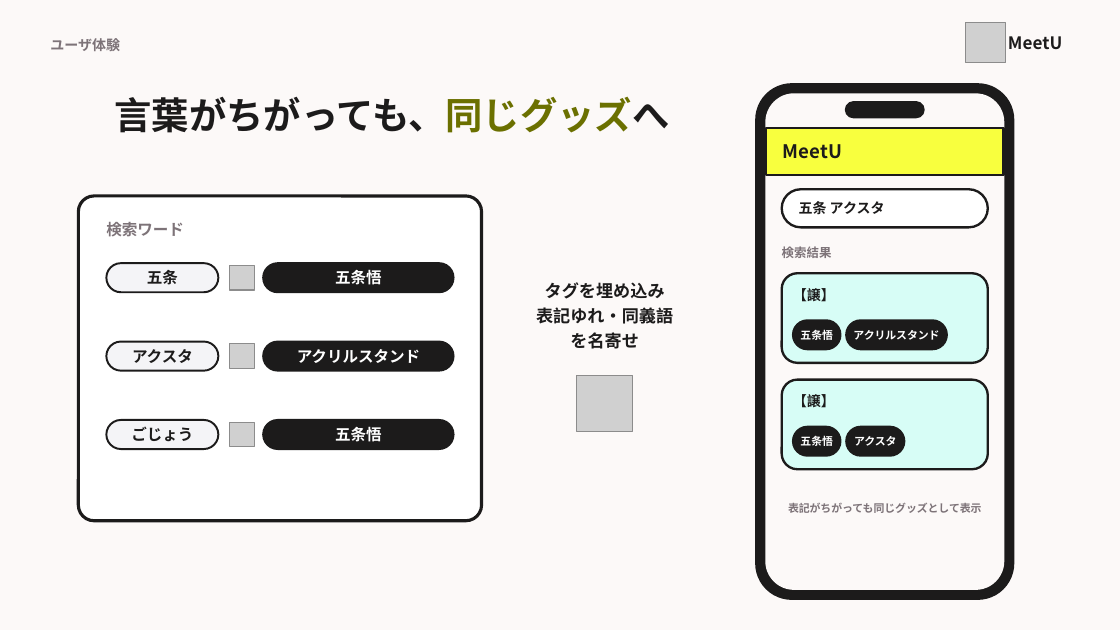
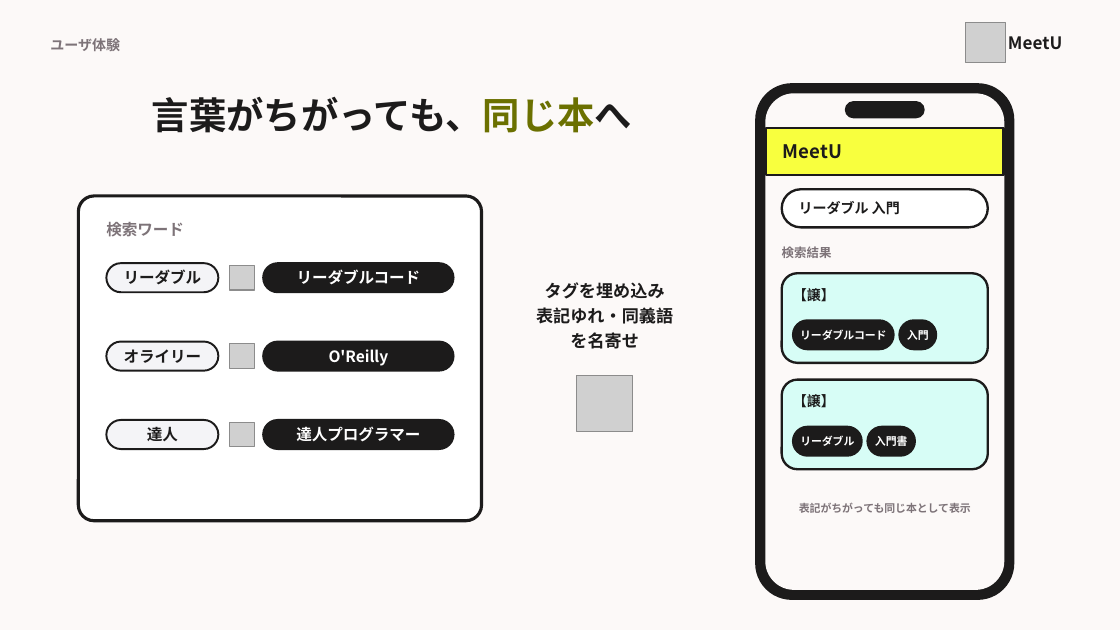
Before and after one commit to MurakamiHonami/MeetU, a slide deck: slide 10 of slide/MeetU_pitch.pptx. Drawn at 1120x630 pixels with LibreOffice and Linux fonts; fonts in the diff are those of the drawing; grey boxes stand for pictures. Boxes give left, top, right and bottom in pixels: in the first picture for what was removed or moved away, otherwise in the second. Text is boxed around its words. In the diff, an @@ line names an element or a change of style, - is before the commit and + after.

```diff
--- a/slide/MeetU_pitch.pptx
+++ b/slide/MeetU_pitch.pptx
@@ text at (x1=152, y1=97, x2=632, y2=133): text changed @@
-言葉がちがっても、同じグッズへ
+言葉がちがっても、同じ本へ
@@ text at (x1=799, y1=201, x2=900, y2=215): text changed @@
-五条 アクスタ
+リーダブル 入門
@@ text at (x1=124, y1=269, x2=202, y2=285): text changed @@
-五条
+リーダブル
@@ text at (x1=297, y1=269, x2=421, y2=285): text changed @@
-五条悟
+リーダブルコード
@@ rounded rectangle resized from (x1=793, y1=320, x2=840, y2=349) to (x1=793, y1=320, x2=894, y2=349) @@
@@ text at (x1=800, y1=329, x2=886, y2=340): text changed @@
-五条悟
+リーダブルコード
@@ rounded rectangle resized from (x1=846, y1=320, x2=946, y2=349) to (x1=899, y1=320, x2=936, y2=349) @@
@@ text at (x1=124, y1=349, x2=202, y2=363): text changed @@
-アクスタ
+オライリー
@@ text at (x1=329, y1=349, x2=389, y2=366): text changed @@
-アクリルスタンド
+O'Reilly
@@ text at (x1=907, y1=330, x2=929, y2=340): text changed @@
-アクリルスタンド
+入門
@@ text at (x1=147, y1=426, x2=178, y2=441): text changed @@
-ごじょう
+達人
@@ text at (x1=296, y1=426, x2=420, y2=442): text changed @@
-五条悟
+達人プログラマー
@@ rounded rectangle resized from (x1=793, y1=427, x2=840, y2=456) to (x1=793, y1=427, x2=861, y2=456) @@
@@ text at (x1=800, y1=435, x2=854, y2=446): text changed @@
-五条悟
+リーダブル
@@ rounded rectangle resized from (x1=846, y1=427, x2=904, y2=456) to (x1=868, y1=427, x2=915, y2=456) @@
@@ text at (x1=875, y1=435, x2=908, y2=446): text changed @@
-アクスタ
+入門書
@@ text at (x1=799, y1=503, x2=971, y2=513): text changed @@
-表記がちがっても同じグッズとして表示
+表記がちがっても同じ本として表示
```
Also in this commit, not shown: 13 other slides changed, 10 other files.
